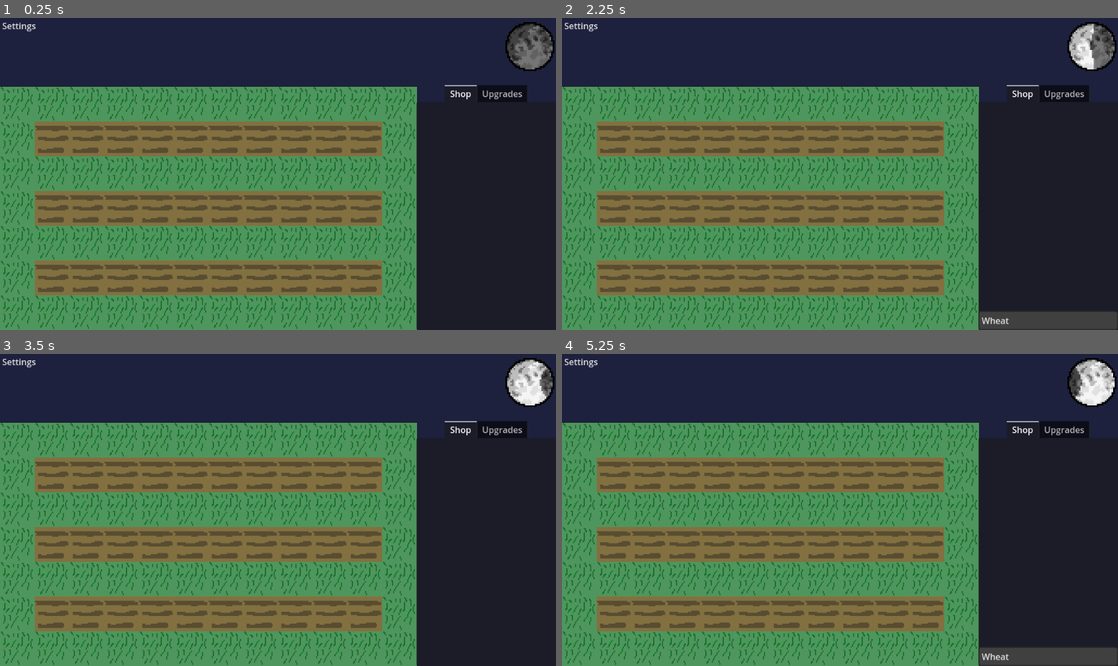
Above: before the commit, frames 1-4 (two rows, left to right).
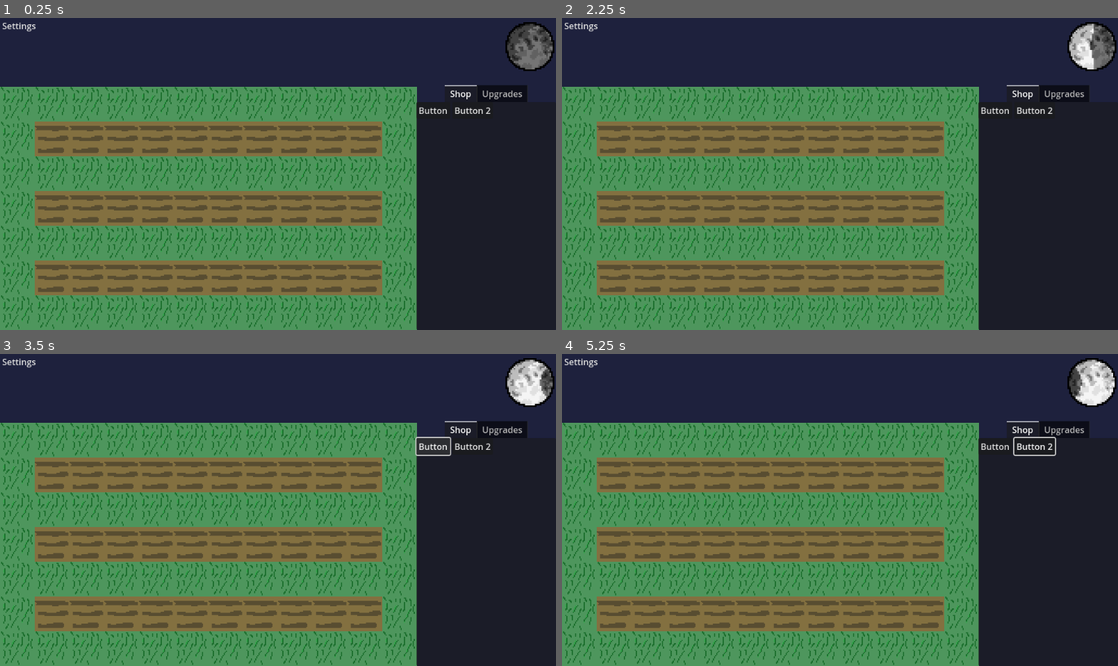
Above: after the commit, the same moments.

Repository: TalesOfXanthar/Wheather
Game: Godot game, scene res://scenes/main.tscn
Two runs of this game, one before a commit and one after it. Both use one fixed random seed, a clock stepped at 60 frames per second and the inputs below.
Inputs (mouse positions are in pixels of both pictures, inside the frame that each line leads up to):
- Up to frame 1 (0.25 s): no input
- Up to frame 2 (2.25 s): click (650, 105) at 0.52 s; click "Settings" at 1.25 s; click (1045, 214) at 2.02 s
- Up to frame 3 (3.5 s): click (433, 447) at 2.75 s, where only the run after the commit has a clickable "Button"
- Up to frame 4 (5.25 s): click (1034, 447) at 3.5 s, where only the run after the commit has a clickable "Button 2"; click (650, 441) at 4.27 s; click (1045, 550) at 5.02 s

The runs differ from the first frame. In frame 1, 0.1% of the frame differs, in the area x 74-89%, y 27-32%; in frame 2, 1.5%; in frame 3, 0.2%; in frame 4, 1.6%, in the area x 74-100%, y 26-100%.

Commit message:
Reworked menu

Diff:
--- a/scenes/UI.tscn
+++ b/scenes/UI.tscn
@@ -51,15 +51,19 @@
 current_tab = 0
 all_tabs_in_front = true
 
-[node name="Shop" type="MenuButton" parent="TabContainer"]
+[node name="Shop" type="FlowContainer" parent="TabContainer"]
 layout_mode = 2
-switch_on_hover = true
-item_count = 1
-popup/item_0/text = "Wheat"
-popup/item_0/id = 0
 metadata/_tab_index = 0
 
-[node name="Upgrades" type="MenuBar" parent="TabContainer"]
+[node name="Button" type="Button" parent="TabContainer/Shop"]
+layout_mode = 2
+text = "Button"
+
+[node name="Button2" type="Button" parent="TabContainer/Shop"]
+layout_mode = 2
+text = "Button 2"
+
+[node name="Upgrades" type="FlowContainer" parent="TabContainer"]
 visible = false
 layout_mode = 2
 metadata/_tab_index = 1
